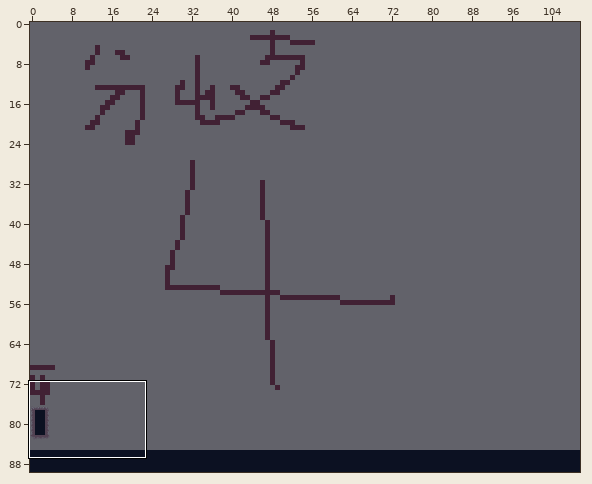
Two states of a Tiled map, Project1/mapdata/map4.tmx. Above: a wide view before the commit, with the close-up outlined.
Close-up. Before the edit:
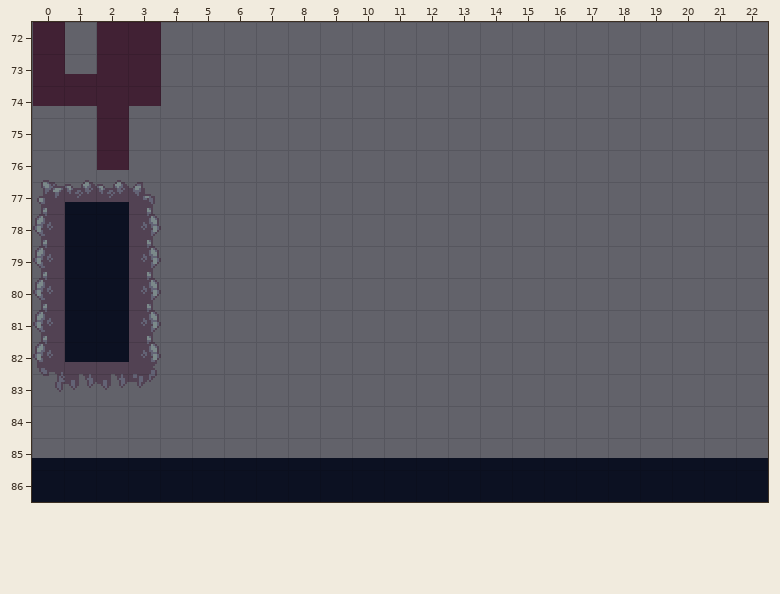
Cells are 16x16 px. Shown: x 0..22, y 72..86. Layer "タイル・レイヤー 1" is drawn -31,26 px off the grid.
After:
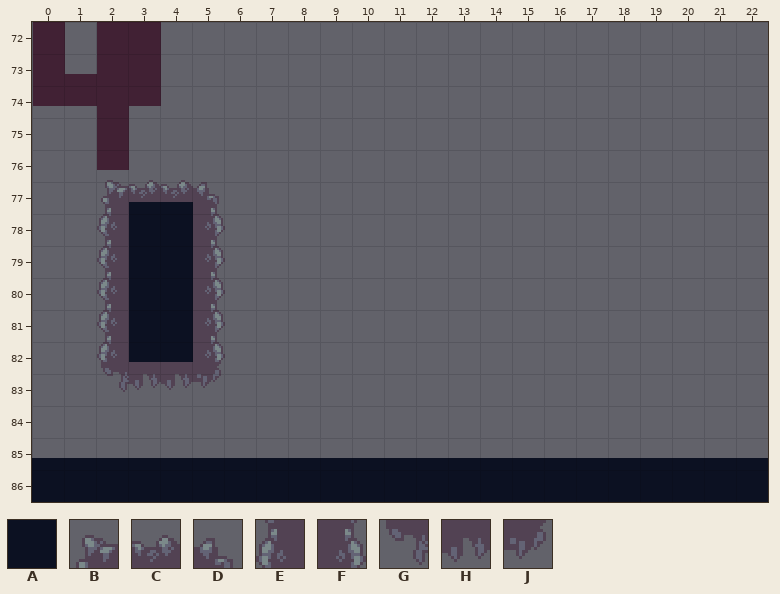
Key: from "Tileset": A 9, B 30, C 31, D 32, E 40, F 42, G 50, H 51, J 52.
_ is an empty cell.
Changes in this commit:
Layer "タイル・レイヤー 1":
The edit turns tile F into tile A in rows 76 to 80 at x 5.
There is now tile A in rows 76 to 80 at x 6.
The edit turns tile C into tile B in row 75 at x 4.
The edit turns tile D into tile C in row 75 at x 5.
There is now tile C in row 75 at x 6.
There is now tile D in row 75 at x 7.
The edit turns tile A into tile E in rows 76 to 80 at x 4.
There is now tile F in rows 76 to 80 at x 7.
The edit turns tile H into tile G in row 81 at x 4.
The edit turns tile J into tile H in row 81 at x 5.
There is now tile H in row 81 at x 6.
There is now tile J in row 81 at x 7.
The author cleared tile A in rows 76 to 80 at x 3.
The author cleared tile B in row 75 at x 2.
The author cleared tile C in row 75 at x 3.
The author cleared tile E in rows 76 to 80 at x 2.
The author cleared tile G in row 81 at x 2.
The author cleared tile H in row 81 at x 3.
